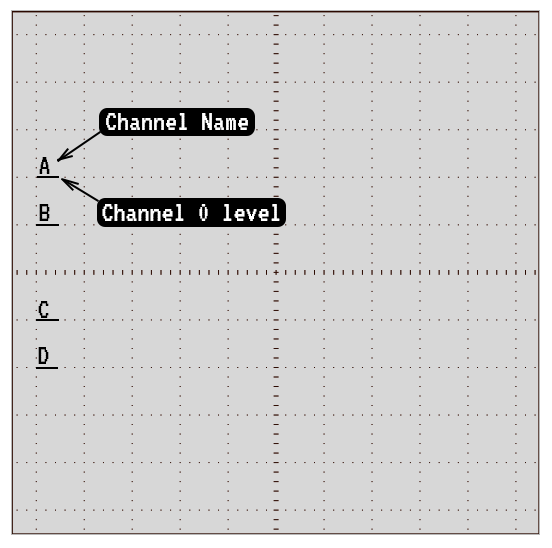
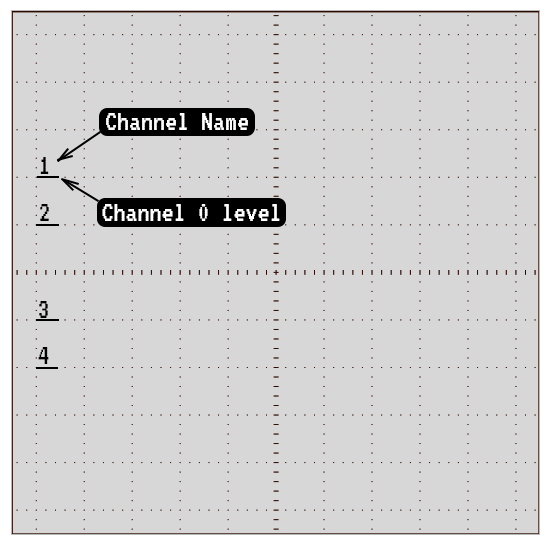
The second 552px x 548px image is a revision of the first. Changes to its layers:
painted on "A" over [39, 157, 50, 174]
painted on "B" over [39, 204, 50, 221]
painted on "C" over [38, 301, 49, 318]
painted on "D" over [38, 347, 49, 364]
